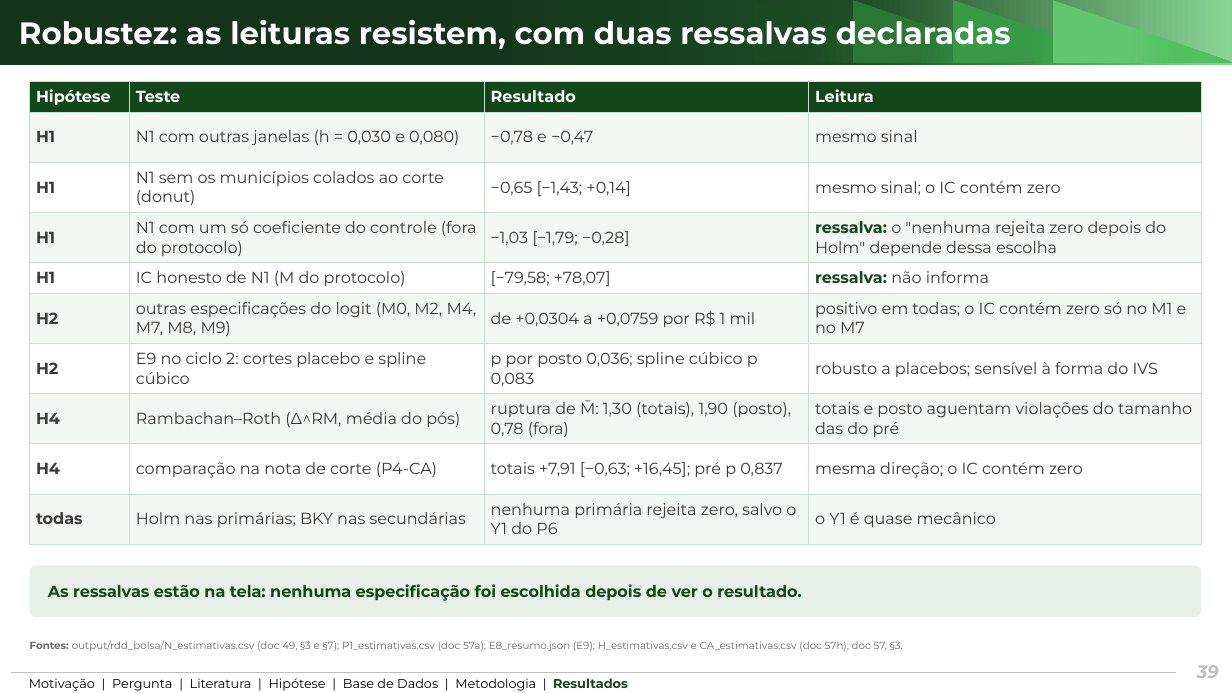
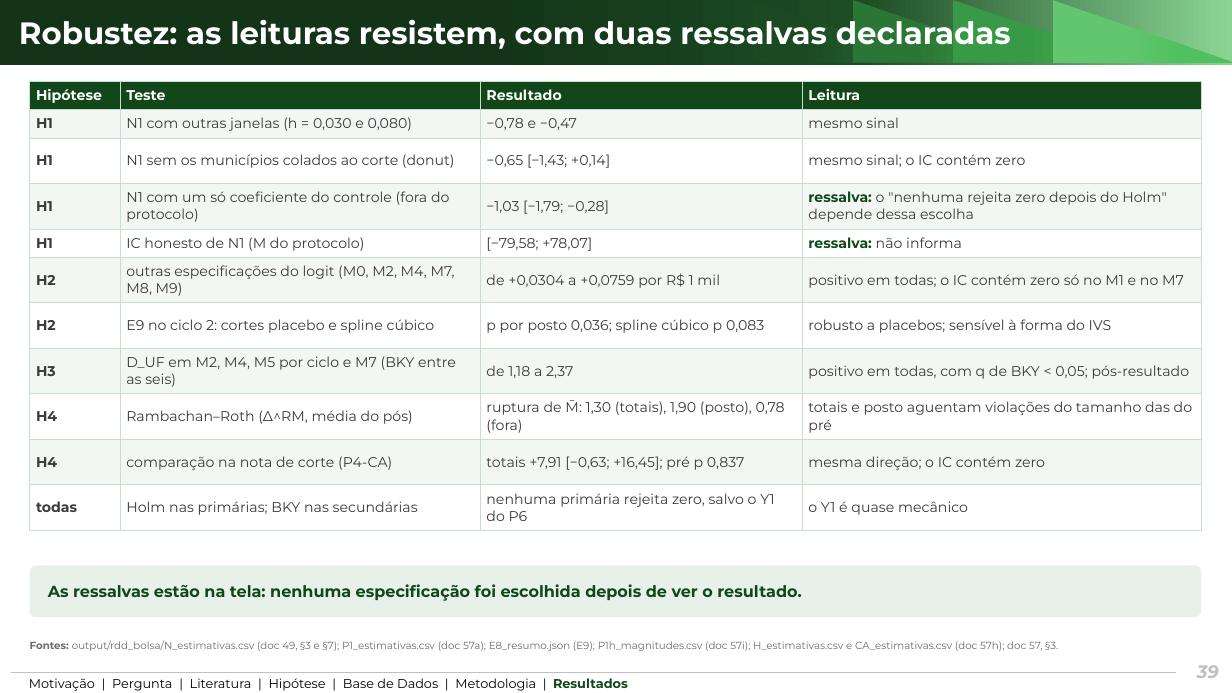
Before and after one commit to ka1victor/impact-eval-health-econ-pmme, a slide deck: slide 39 of output/apresentacao_banca2/deck_banca2_proposta.pptx. Drawn at 1232x693 pixels with LibreOffice and Linux fonts; fonts in the diff are those of the drawing; background and template pictures are left out. Boxes give left, top, right and bottom in pixels: in the first picture for what was removed or moved away, otherwise in the second. Text is boxed around its words. In the diff, an @@ line names an element or a change of style, - is before the commit and + after.

```diff
--- a/output/apresentacao_banca2/deck_banca2_proposta.pptx
+++ b/output/apresentacao_banca2/deck_banca2_proposta.pptx
@@ table at [30, 81, 1202, 531] @@
+row 8: H3 | D_UF em M2, M4, M5 por ciclo e M7 (BKY entre as seis) | de 1,18 a 2,37 | positivo em todas, com q de BKY < 0,05; pós-resultado
@@ text at [30, 640, 1058, 651]: text changed @@
-Fontes: output/rdd_bolsa/N_estimativas.csv (doc 49, §3 e §7); P1_estimativas.csv (doc 57a); E8_resumo.json (E9); H_estimativas.csv e CA_estimativas.csv (doc 57h); doc 57, §3.
+Fontes: output/rdd_bolsa/N_estimativas.csv (doc 49, §3 e §7); P1_estimativas.csv (doc 57a); E8_resumo.json (E9); P1h_magnitudes.csv (doc 57i); H_estimativas.csv e CA_estimativas.csv (doc 57h); doc 57, §3.
```
Also in this commit, not shown: 3 other slides changed, 16 other files.
